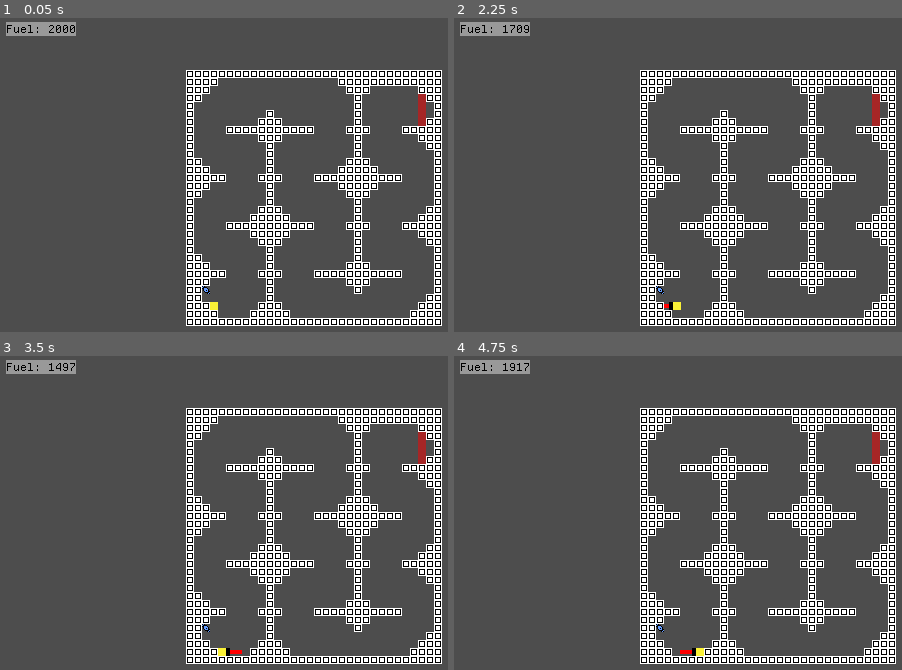
Above: before the commit, frames 1-4 (two rows, left to right).
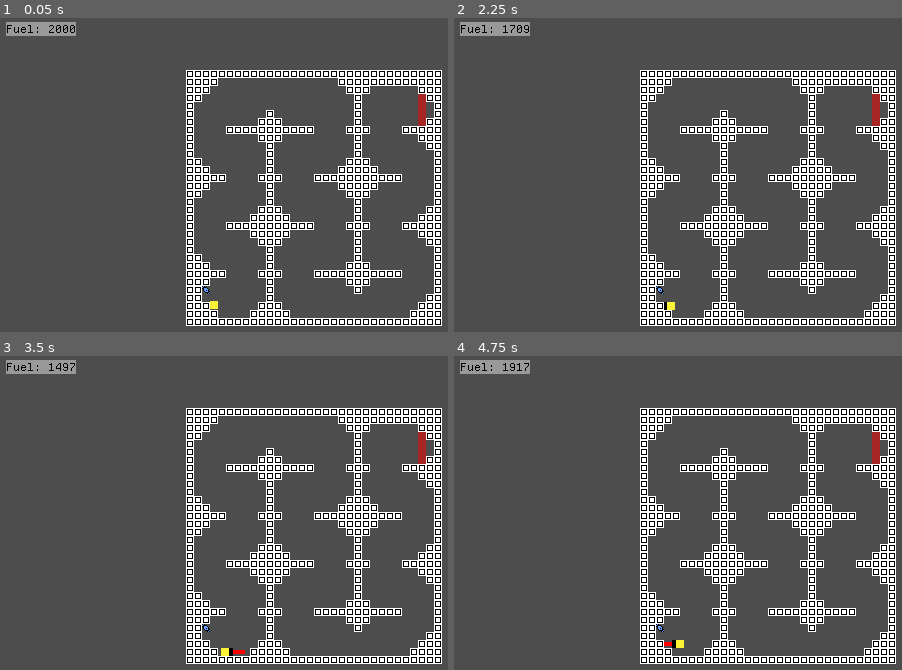
Above: after the commit, the same moments.

Repository: OSGH-web/balloon-movement-demo
Game: Godot game, scene res://levels/level-ben-1-6-snake.tscn
The game is run twice, just before and just after one commit, with the same random seed, the same clock (stepped at 60 frames per second) and the same inputs. This scene is started directly instead of the project's main scene.
Inputs:
- Up to frame 1 (0.05 s): no input
- Up to frame 2 (2.25 s): tap Enter at 0.5 s; hold Right (ui_right) 0.53-2.03 s; tap Up (ui_up) at 0.77, 1.52 s; hold Left (ui_left) from 2.03 s (still down)
- Up to frame 3 (3.5 s): release Left (ui_left) at 2.78 s; hold Right (ui_right) from 2.78 s (still down); tap Up (ui_up) at 3.02 s
- Up to frame 4 (4.75 s): tap Up (ui_up) at 3.77, 4.52 s; tap R (reset) at 4.25 s; release Right (ui_right) at 4.28 s; hold Left (ui_left) from 4.28 s (still down)

The runs differ from the first frame. In frame 1, less than 0.1% of the frame differs, in the area x 46-49%, y 90-93%; in frame 2, less than 0.1%; in frame 3, less than 0.1%; in frame 4, 0.2%, in the area x 46-56%, y 90-96%.

Commit message:
export tile_size_px; only use ALL CAPS for constants

Diff:
--- a/scripts/player.gd
+++ b/scripts/player.gd
@@ -13,15 +13,16 @@
 # friction is a ratio and doesn't need to be scaled
 const FRICTION = -3
 
-var GRAVITY = 120
-var PLAYER_Y_FORCE = 300
-var PLAYER_X_FORCE = 165
-var VELOCITY_CUTOFF = 0.001
+var gravity = 120
+var player_y_force = 300
+var player_x_force = 165
+var velocity_cutoff = 0.001
 
 # physics are designed for an 8px x 8px tileset -- 8px == 1m
-const PHYSICS_BASE_SCALE = 8
-const TILE_SIZE_PX = 24
-const PHYSICS_SCALE_FACTOR = TILE_SIZE_PX / PHYSICS_BASE_SCALE
+const BASE_TILE_SIZE_PX = 8
+# @export var tile_size_px = 24
+@export var tile_size_px = 8
+var physics_scale_factor = tile_size_px / BASE_TILE_SIZE_PX
 
 var readyForRestart: bool = false
 
@@ -42,10 +43,10 @@
 	var tilemap = get_parent().get_node("Terrain") as TileMapLayer
 
 	# initialize scaled physics forces
-	GRAVITY *= PHYSICS_SCALE_FACTOR
-	PLAYER_Y_FORCE *= PHYSICS_SCALE_FACTOR
-	PLAYER_X_FORCE *= PHYSICS_SCALE_FACTOR
-	VELOCITY_CUTOFF *= PHYSICS_SCALE_FACTOR
+	gravity *= physics_scale_factor
+	player_y_force *= physics_scale_factor
+	player_x_force *= physics_scale_factor
+	velocity_cutoff *= physics_scale_factor
 
 func add_fuel(amt):
 	FUEL += amt
@@ -67,20 +68,20 @@
 func _physics_process(delta):
 	var input_dir = Input.get_vector("ui_left", "ui_right", "ui_up", "ui_down")
 	var velocity_update = input_dir
-	velocity_update.x *= PLAYER_X_FORCE * delta
-	velocity_update.y *= PLAYER_Y_FORCE * delta
+	velocity_update.x *= player_x_force * delta
+	velocity_update.y *= player_y_force * delta
 
 	if FUEL > 0:
 		velocity -= velocity_update
 		# fuel is independent of scale
-		FUEL -= velocity_update.length() / PHYSICS_SCALE_FACTOR
+		FUEL -= velocity_update.length() / physics_scale_factor
 	elif readyForRestart == false and timer.is_stopped():
 		$AudioStreamPlayer2D.pitch_scale = 0.7
 		timer.start()
 
 	if not is_on_floor():
-		velocity.y += GRAVITY * delta
-	elif abs(velocity.x) < VELOCITY_CUTOFF:
+		velocity.y += gravity * delta
+	elif abs(velocity.x) < velocity_cutoff:
 		velocity.x = 0
 	else:
 		# Makes you slow down when you land on the floor. Smaller than vel.x so slows you down.
